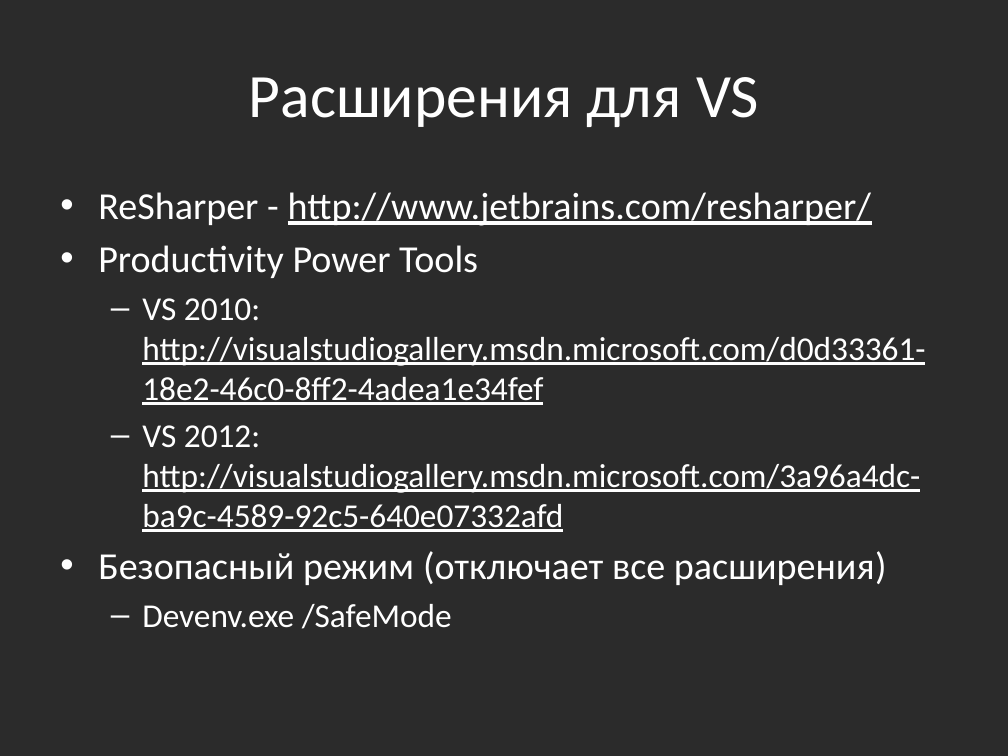
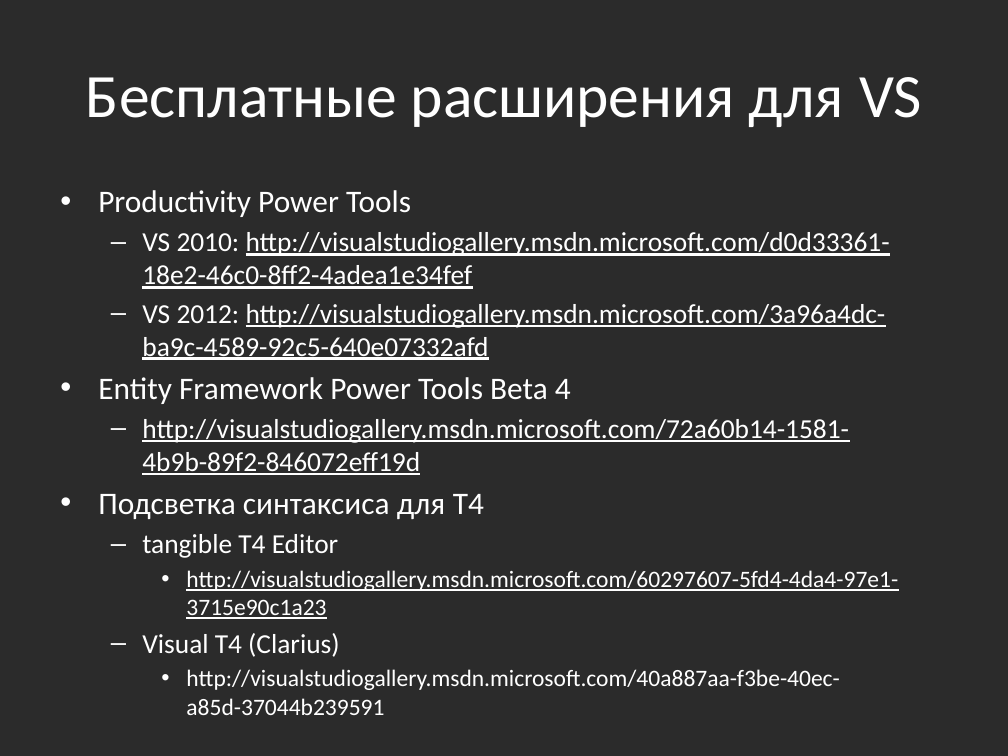
Before and after one commit to bazile/Training, a slide deck: slide 18 of Presentation/tools-visual-studio.pptx (slide 16 before the commit). Drawn at 1008x756 pixels with LibreOffice and Linux fonts; fonts in the diff are those of the drawing; background and template pictures are left out; a plain dark background stands for a picture behind light text. Boxes give left, top, right and bottom in pixels: in the first picture for what was removed or moved away, otherwise in the second. Text is boxed around its words. In the diff, an @@ line names an element or a change of style, - is before the commit and + after.

Commit message:
Info about Visual Studio extensions

```diff
--- a/Presentation/tools-visual-studio.pptx
+++ b/Presentation/tools-visual-studio.pptx
@@ title at <box>86,77,922,127</box>: text changed @@
-Расширения для VS
+Бесплатные расширения для VS
@@ text at <box>98,192,871,226</box>: paragraph removed @@
-• ReSharper - http://www.jetbrains.com/resharper/
@@ text at <box>98,190,890,360</box>: size 27.2 to 22.4 pt in "Productivity Power Tools"; size 23.8 to 19.6 pt in "VS 2010: http://visualstudiogallery.msdn.microsoft.com/d0d33 ...", "VS 2012: http://visualstudiogallery.msdn.microsoft.com/3a96a ..." @@
@@ text at <box>98,377,898,690</box>: text changed; size 27.2 to 16.8 pt @@
-• Безопасный режим (отключает все расширения)
-  – Devenv.exe /SafeMode
+• Entity Framework Power Tools Beta 4
+  – http://visualstudiogallery.msdn.microsoft.com/72a60b14-1581-4b9b-89f2-846072eff19d
+• Подсветка синтаксиса для T4
+  – tangible T4 Editor
+    • http://visualstudiogallery.msdn.microsoft.com/60297607-5fd4-4da4-97e1-3715e90c1a23
+  – Visual T4 (Clarius)
+    • http://visualstudiogallery.msdn.microsoft.com/40a887aa-f3be-40ec-a85d-37044b239591
```
Also in this commit, not shown: 4 other slides changed, 2 slides added, 1 other file.
